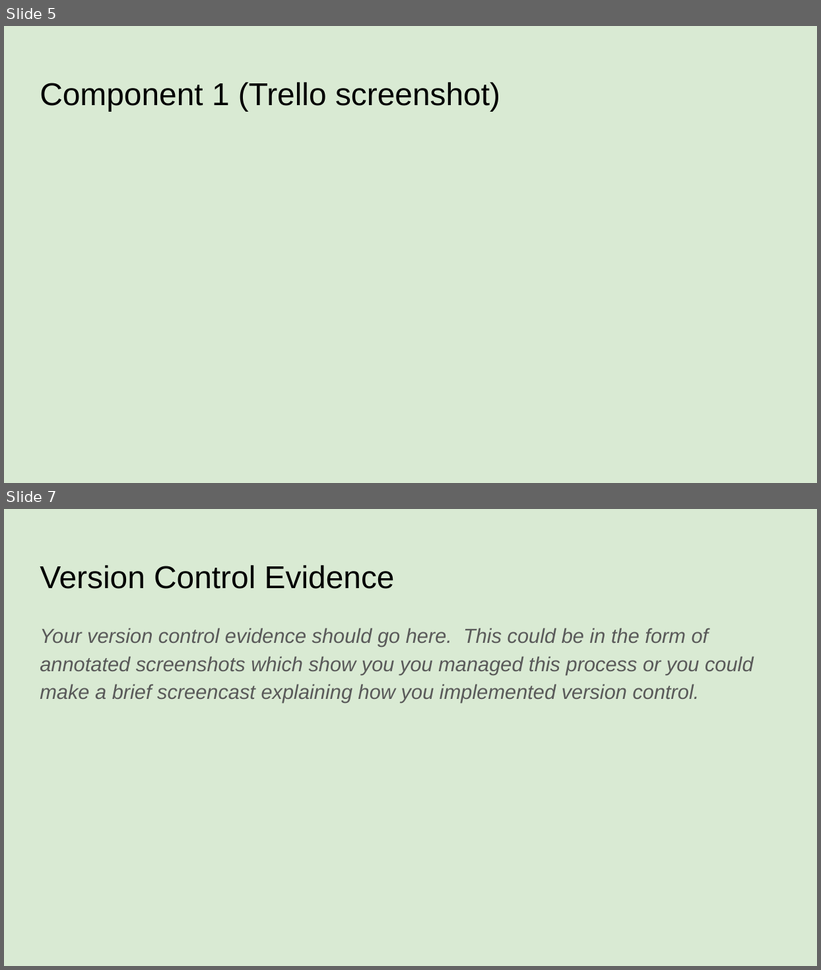
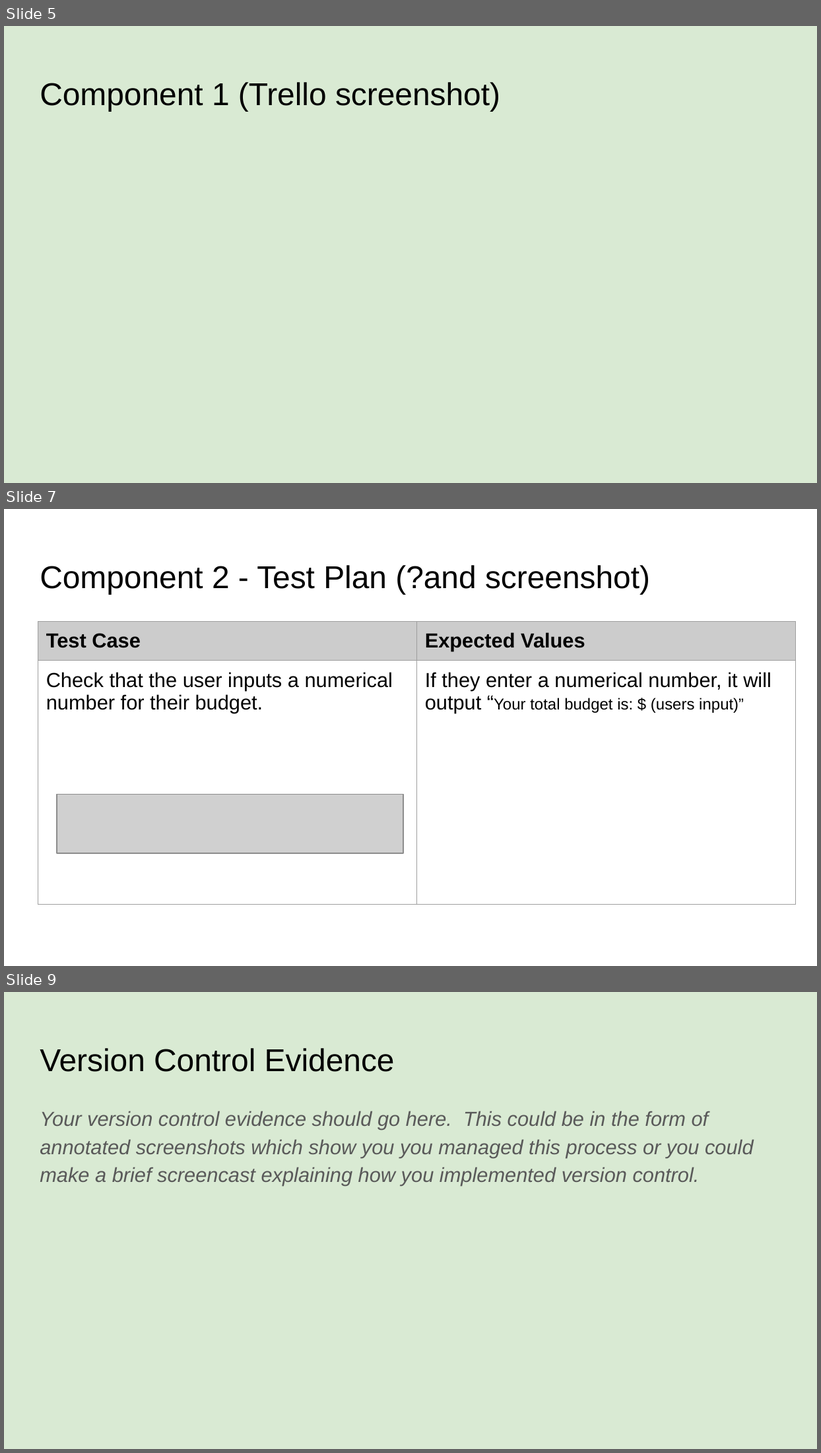
Before and after one commit to 21308/AS91896---AS91897, a slide deck: 000_91896 _ 91897 Documentation.pptx. Shown one above the other, each under a label of ours: slides 5 and 7 before the commit, slides 5, 7 and 9 after it; the slides between them are not shown. The pictures are 821x970 and 821x1453 pixels, drawn with LibreOffice and Linux fonts; fonts in the diff are those of the drawing; grey boxes stand for pictures. Boxes give left, top, right and bottom in pixels: in the first picture for what was removed or moved away, otherwise in the second. Text is boxed around its words. In the diff, an @@ line names an element or a change of style, - is before the commit and + after.

```diff
--- a/000_91896 _ 91897 Documentation.pptx
+++ b/000_91896 _ 91897 Documentation.pptx
@@ slide 7 added at (x1=4, y1=509, x2=817, y2=966), background #FFFFFF @@
@@ title added at (x1=40, y1=565, x2=650, y2=594), 28 pt, text #000000 @@
+Component 2 - Test Plan (?and screenshot)
@@ table added at (x1=38, y1=622, x2=796, y2=923), 2 rows, 2 columns @@
+Test Case | Expected Values
+Check that the user inputs a numerical number for their budget. | If they enter a numerical number, it will output “Your total budget is: $ (users input)”
@@ picture added at (x1=57, y1=794, x2=403, y2=854) @@
@@ what was slide 7 is now slide 9 @@
```
Also in this commit, not shown: 3 slides changed, 1 other slide added, 1 other file.
